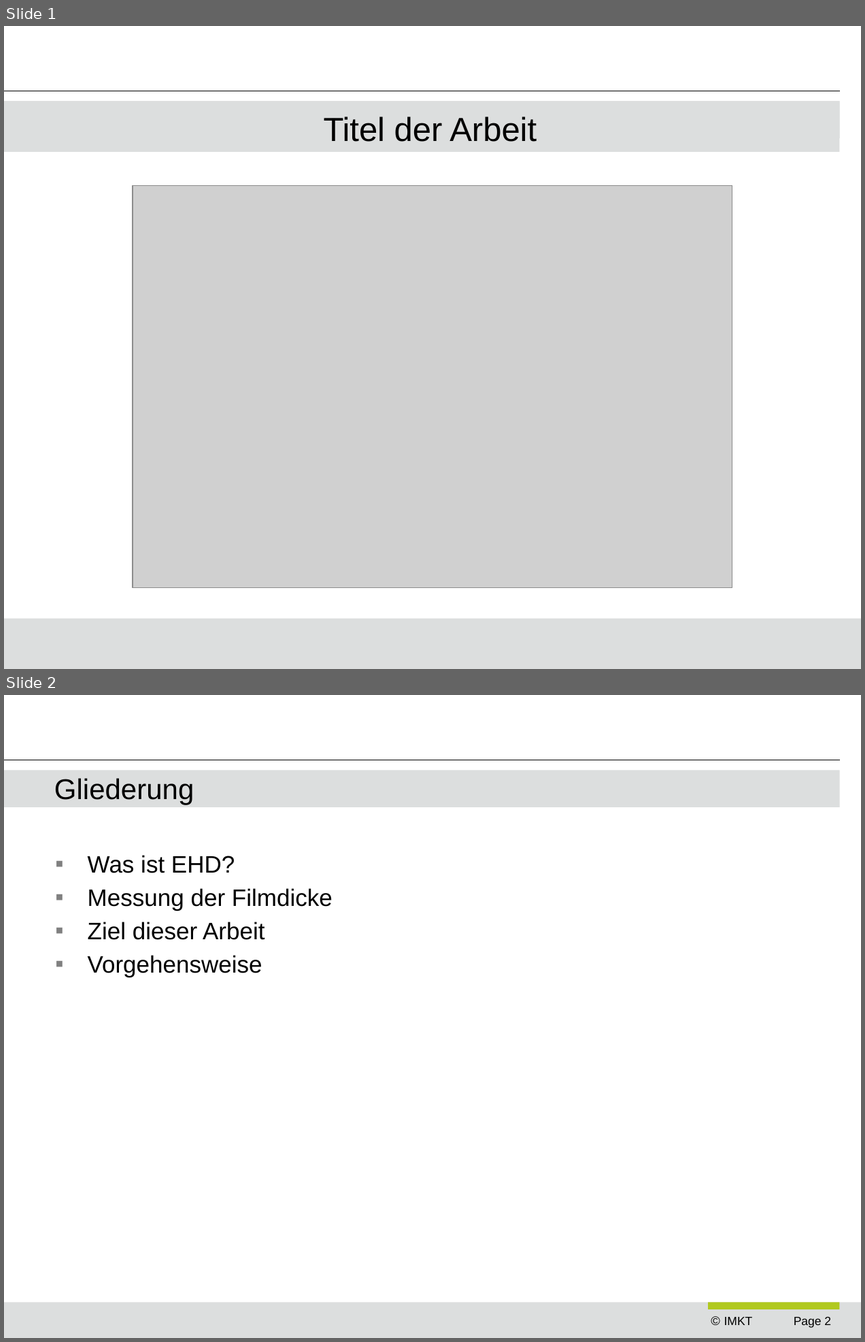
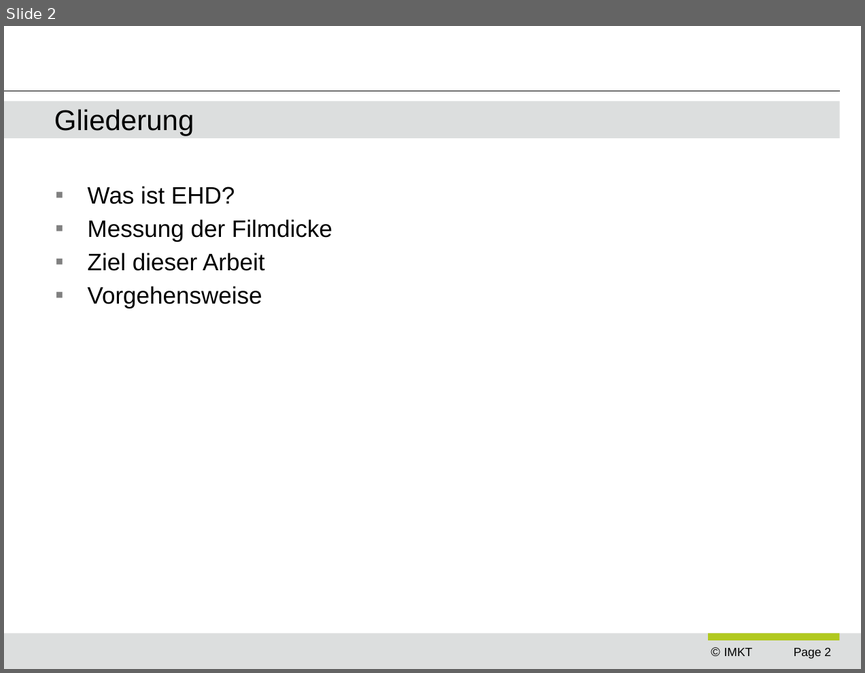
Before and after one commit to ngocminhdao88/dao_masterarbeit, a slide deck: presentations/ziel_der_arbeit_vw.pptx. Shown one above the other, each under a label of ours: slides 1 and 2 before the commit, slide 2 after it. The pictures are 865x1342 and 865x673 pixels, drawn with LibreOffice and Linux fonts; fonts in the diff are those of the drawing; grey boxes stand for pictures; background and template pictures are left out. Boxes give left, top, right and bottom in pixels: in the first picture for what was removed or moved away, otherwise in the second. Text is boxed around its words. In the diff, an @@ line names an element or a change of style, - is before the commit and + after.

```diff
--- a/presentations/ziel_der_arbeit_vw.pptx
+++ b/presentations/ziel_der_arbeit_vw.pptx
@@ slide 1 removed at (4,26,861,669), background #FFFFFF; not listed: 4 template elements that a slide beside it also shows @@
@@ title removed at (4,101,839,152) @@
-Titel der Arbeit
@@ picture removed at (133,185,732,587) @@
@@ rectangle removed at (4,618,861,669) @@
```
Also in this commit, not shown: 1 slide added, 4 other files.
